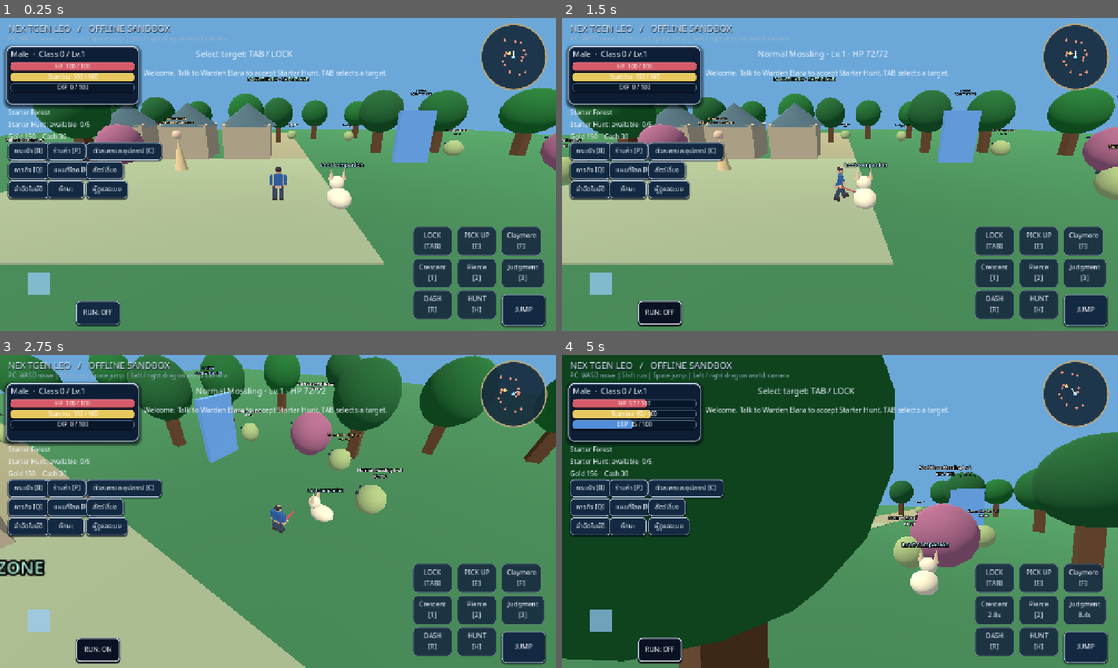
Above: before the commit, frames 1-4 (two rows, left to right).
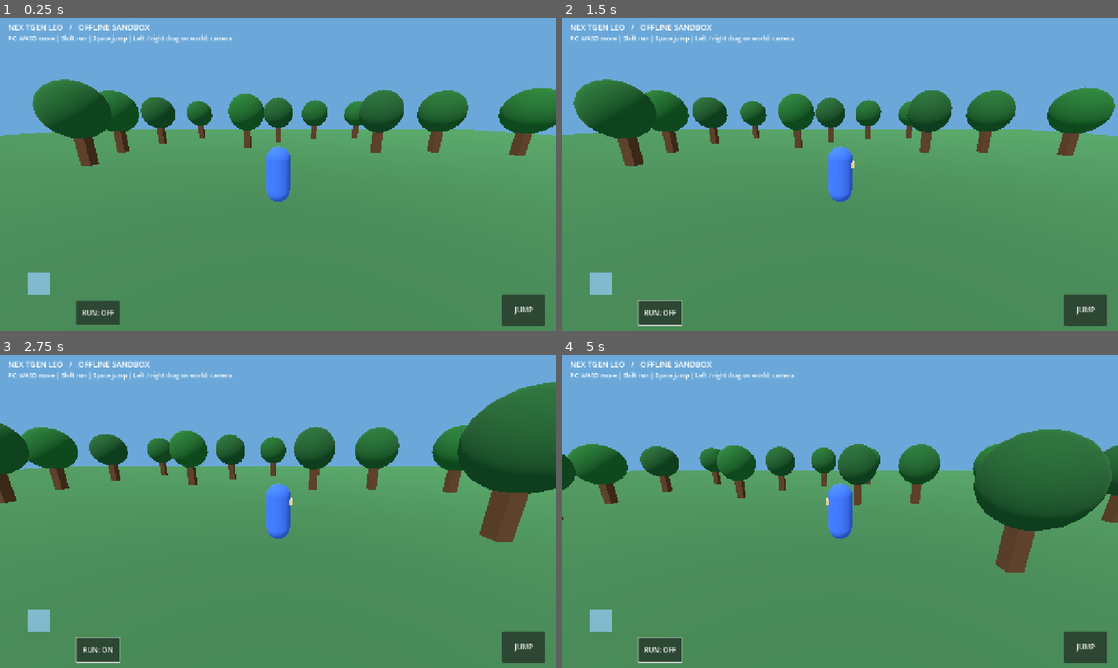
Above: after the commit, the same moments.

Repository: redfullmoon209-debug/NexTgenLeo
Game: Godot game, scene res://scenes/main.tscn
Same seed, same stepped clock (60 frames per second), same inputs: the game is played once before the commit and once after it.
Inputs (mouse positions are in pixels of both pictures, inside the frame that each line leads up to):
- Up to frame 1 (0.25 s): no input
- Up to frame 2 (1.5 s): click "JUMP" at 0.5 s; tap Enter at 1.25 s; move the mouse to (962, 158) at 1.27 s; hold D from 1.28 s (still down); tap Tab at 1.35 s; click (962, 158) at 1.42 s
- Up to frame 3 (2.75 s): tap Space at 1.52 s; release D at 2 s; drag from (166, 527) to (250, 574) at 2.02 s
- Up to frame 4 (5 s): move the mouse to (895, 442) at 2.77 s; hold D 2.78-3.5 s; tap 1 at 2.85 s; click (895, 442) at 2.92 s; drag from (812, 574) to (673, 464) at 3.52 s; move the mouse to (1006, 558) at 4.27 s; hold A from 4.28 s (still down); tap 3 at 4.35 s; click (1006, 558) at 4.42 s; tap Space at 4.52 s

The runs differ from the first frame. In frame 1, 44% of the frame differs, in the area x 0-100%, y 1-100%; in frame 2, 43%; in frame 3, 65%; in frame 4, 69%, in the area x 0-100%, y 0-100%.
Error after the commit: Parse Error: Function "_build_player_dropdown()" not found in base self. (res://scripts/gameplay.gd:368)

Commit message:
Replace nine HUD menu buttons with one gold dropdown and server-gated red GM control

Diff:
--- a/scripts/gameplay.gd
+++ b/scripts/gameplay.gd
@@ -29,6 +29,13 @@
 var menu: VBoxContainer
 var buttons: Array[Button] = []
 var skill_buttons: Array[Button] = []
+var menu_toggle_button: Button
+var owner_gm_button: Button
+var player_dropdown: PanelContainer
+var player_dropdown_column: VBoxContainer
+var dropdown_backdrop: ColorRect
+var dropdown_entries: Dictionary = {}
+var gm_authorized := false
 var active_panel := ""
 var bag_page := 0
 var bag_character_panel: PanelContainer
@@ -356,13 +363,9 @@
 	notice.size = Vector2(600, 75)
 	notice.autowrap_mode = TextServer.AUTOWRAP_WORD_SMART
 	world.hud.add_child(notice)
-	var names := ["Bag [B]", "Shop [P]", "Status [C]", "Quest [Q]", "World [M]", "Pet", "Auto", "Skills", "GM"]
-	for i in range(names.size()):
-		var name: String = names[i].split(" ")[0]
-		var button := _button(_thai_panel_name(name) + (" [" + names[i].split("[")[1] if "[" in names[i] else ""), func(): _show_panel(name))
-		button.position = Vector2(18 + i % 3 * 90, 285 + int(i / 3.0) * 44)
-		button.size = Vector2(86, 40)
-		buttons.append(button)
+	# One shared gold menu for every player; the separate red GM control
+	# is hidden until the trusted server confirms an owner-only role.
+	_build_player_dropdown()
 	var controls := ["LOCK\n[TAB]", "PICK UP\n[E]", "ATK\n[F]", "1\nCrescent", "2\nPierce", "3\nJudgment", "DASH\n[R]", "HUNT\n[H]"]
 	for i in range(controls.size()):
 		var index := i
@@ -422,6 +425,17 @@
 		var offset: Array = GameState.settings.button_offsets.get(str(button.get_meta("layout_id")), [0, 0])
 		button.position += Vector2(float(offset[0]), float(offset[1]))
 	map_display.position = Vector2(size.x - 175, 12)
+	if is_instance_valid(menu_toggle_button):
+		menu_toggle_button.position = Vector2(maxf(6.0, size.x - 243.0), 32.0)
+	if is_instance_valid(owner_gm_button):
+		owner_gm_button.position = Vector2(maxf(6.0, size.x - 305.0), 32.0)
+	if is_instance_valid(dropdown_backdrop):
+		dropdown_backdrop.position = Vector2.ZERO
+		dropdown_backdrop.size = size
+	if is_instance_valid(player_dropdown):
+		var dropdown_height := minf(475.0, maxf(180.0, size.y - 108.0))
+		player_dropdown.size = Vector2(minf(240.0, maxf(170.0, size.x - 16.0)), dropdown_height)
+		player_dropdown.position = Vector2(maxf(8.0, size.x - 425.0), 92.0 if size.y >= 560.0 else 65.0)
 	# Keep the world character visible to the right of the open inventory.
 	# On landscape screens, the equipment and bag share a compact 2-column dock.
 	# On narrow screens the panes stack and each section scrolls independently.
@@ -724,7 +738,7 @@
 		if active_panel == "Bag" and is_instance_valid(bag_character_panel) and is_instance_valid(bag_inventory_panel):
 			bag_left_rect = bag_character_panel.get_global_rect()
 			bag_right_rect = bag_inventory_panel.get_global_rect()
-		var diagnostic := {"bag_preview_rect":[preview_rect.positi …(1674 unchanged characters)… ystick_vector.x,world.joystick_vector.y]}
+		var diagnostic := {"bag_preview_rect":[preview_rect.positi …(1674 unchanged characters)… ystick_vector.x,world.joystick_vector.y],"menu_open":player_dropdown.visible,"menu_button_rect":[menu_toggle_button.position.x,menu_toggle_button.position.y,menu_toggle_button.size.x,menu_toggle_button.size.y],"gm_button_visible":owner_gm_button.visible,"gm_button_rect":[owner_gm_button.position.x,owner_gm_button.position.y,owner_gm_button.size.x,owner_gm_button.size.y],"menu_dropdown_rect":[player_dropdown.position.x,player_dropdown.position.y,player_dropdown.size.x,player_dropdown.size.y],"menu_entry_rects":_player_entry_rects()}
 		JavaScriptBridge.eval("window.leoDiagnostics=" + JSON.stringify(diagnostic), true)
 	map_display.queue_redraw()
 
@@ -736,7 +750,7 @@
 
 func _input(event: InputEvent) -> void:
 	# Handle each action finger independently; emulated mouse handles only one finger.
-	if event is InputEventScreenTouch and event.pressed and not panel.visible:
+	if event is InputEventScreenTouch and event.pressed and not panel.visible and not player_dropdown.visible:
 		for i in range(skill_buttons.size()):
 			if skill_buttons[i].get_global_rect().has_point(event.position):
 				_action(i, true)
@@ -793,14 +807,19 @@
 		auto_hunt = false
 
 func _close_panel() -> void:
+	_close_player_dropdown()
 	panel.hide()
 	active_panel = ""
 
 func _thai_panel_name(name: String) -> String:
-	var names := {"Bag":"กระเป๋า", "Shop":"ร้านค้า", "Cash":"ร้ …(168 unchanged characters)… ngs":"ตั้งค่า", "Connect":"เชื่อมต่อ", "Death":"ฟื้นคืนชีพ", "Item":"รายละเอียดไอเทม"}
+	var names := {"Bag":"กระเป๋า", "Shop":"ร้านค้า", "Cash":"ร้ …(168 unchanged characters)… ngs":"ตั้งค่า", "Connect":"เชื่อมต่อ", "OwnerLogin":"ยืนยันสิทธิ์เจ้าของ", "Death":"ฟื้นคืนชีพ", "Item":"รายละเอียดไอเทม"}
 	return str(names.get(name, name))
 
 func _show_panel(name: String) -> void:
+	if name == "GM" and not gm_authorized:
+		_tell("เมนู GM ใช้ได้เฉพาะเจ้าของที่ผ่านการยืนยันสิทธิ์กับเซิร์ฟเวอร์")
+		return
+	_close_player_dropdown()
 	if panel.visible and active_panel == name:
 		_close_panel()
 		return
@@ -815,6 +834,9 @@
 	heading.autowrap_mode = TextServer.AUTOWRAP_WORD_SMART
 	menu.add_child(heading)
 	_button("ปิด [Esc]", _close_panel, menu)
+	if name == "OwnerLogin":
+		_owner_login_panel()
+		return
 	if network.active:
 		_online_panel(name)
 		return
@@ -855,6 +877,7 @@
 			_button("Settings", func(): _show_panel("Settings"), menu)
 		"Settings":
 			_button("Multiplayer development server", func(): _show_panel("Connect"), menu)
+			_button("เจ้าของ: ยืนยันสิทธิ์ GM", func(): _show_panel("OwnerLogin"), menu)
 			_button("บันทึกเกม", func(): _save(); _tell("Offline save written"), menu)
 			_button("Edit button layout: drag action buttons", func(): layout_edit = not layout_edit; _close_panel(); _tell("Layout editing " + str(layout_edit)), menu)
 			_button("คืนตำแหน่งปุ่ม", func(): GameState.settings.button_offsets = {}; _layout(), menu)
@@ -1181,6 +1204,7 @@
 	_save()
 
 func _gm() -> void:
+	if not gm_authorized: return
 	menu.add_child(_label("GM · เลือกตัวละคร / อาชีพ / ฝ่าย",20))
 	menu.add_child(_label("เลือกอาชีพ: Class ขั้นต่ำ 5 · เลือกฝ่าย: Class ขั้นต่ำ 7",14))
 	gm_summary = _label("")
@@ -1288,6 +1312,11 @@
 						_button("Slot %d ← skill %d" % [slot+1,source+1], func(): network.command("skill",{"slot":a,"source":b}), menu)
 			else:
 				menu.add_child(_label("Class 5+ skills fixed by profession. Sovereign unlock pending design."))
+		"Settings":
+			_button("เจ้าของ: ยืนยันสิทธิ์ GM", func(): _show_panel("OwnerLogin"), menu)
+			_button("ออกจากเซิร์ฟเวอร์", func(): network.disconnect_server(); _close_panel(), menu)
+		"GM":
+			menu.add_child(_label("ยืนยันสิทธิ์ GM สำเร็จ แต่คำสั่งเปลี่ยนข้อมูลออนไลน์ยังถูกปิดจนกว่าจะเปิดระบบสิทธิ์คำสั่งบนเซิร์ฟเวอร์"))
 		"Status":
 			for element in GameState.ELEMENTS:
 				_button("Class 3: " + element, func(): network.command("element",{"value":element}), menu)
@@ -1314,6 +1343,7 @@
 	for chooser in gm_choosers.values():
 		if is_instance_valid(chooser) and chooser.get_popup().visible: return true
 	if panel.visible and panel.get_global_rect().has_point(point): return true
+	if is_instance_valid(player_dropdown) and player_dropdown.visible: return true
 	for button in buttons + skill_buttons + [world.jump_button, world.run_button]:
 		if button.is_visible_in_tree() and button.get_global_rect().has_point(point): return true
 	return false
@@ -1350,7 +1380,7 @@
 		gm_summary.text = "%s · %s · %s · Class %d" % ["ชาย" if GameState.gender == "Male" else "หญิง",str(job.get("name","Novice")),GameState.faction if not GameState.faction.is_empty() else "ไม่มีฝ่าย",GameState.class_rank]
 
 func _gm_select(kind: String, value: String, persist := true) -> bool:
-	if network.active or network.connecting: return false
+	if not gm_authorized or network.active or network.connecting: return false
 	match kind:
 		"gender":
 			if value not in ["Male","Female"]: return false
